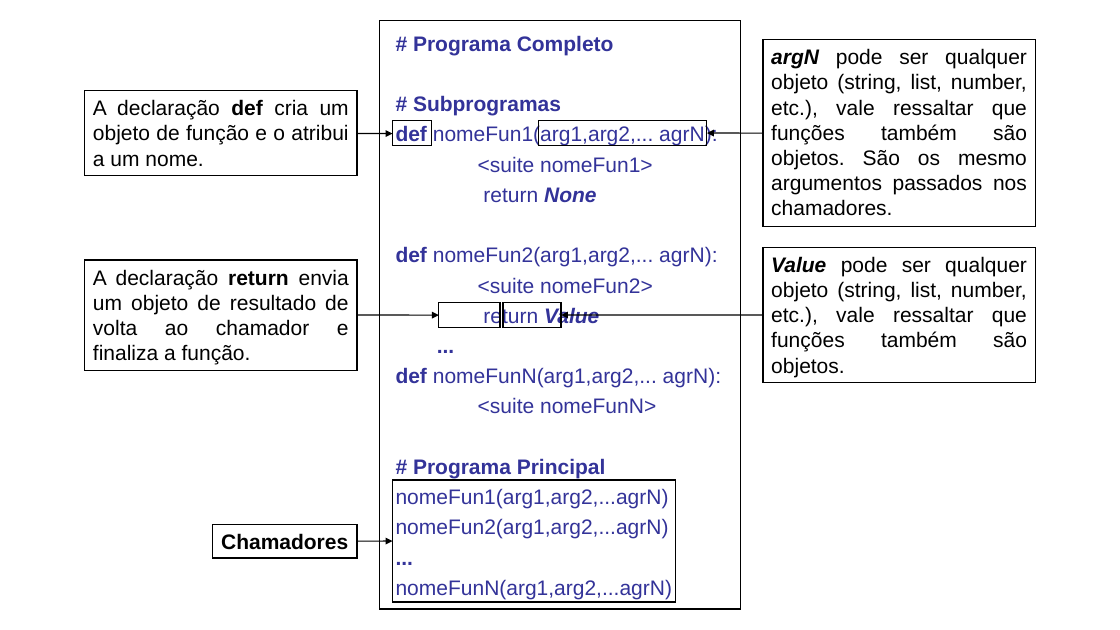
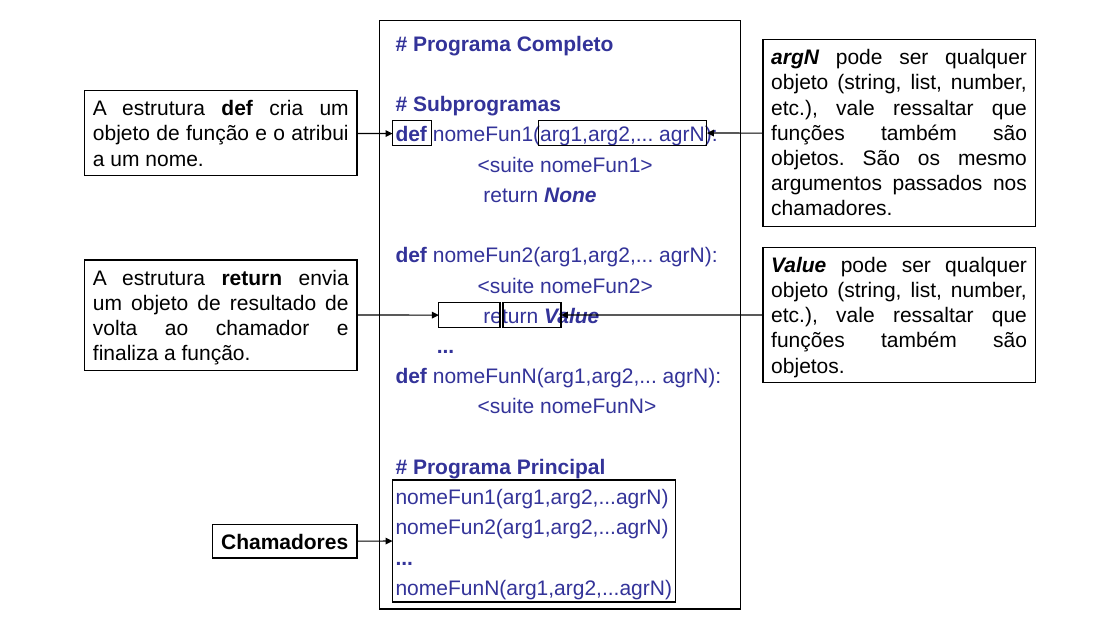
Before and after one commit to psloliveirajr/Introducao_a_Python3, a slide deck: slide 15 of img/imagens.pptx. Drawn at 1120x630 pixels with LibreOffice and Linux fonts; fonts in the diff are those of the drawing. Boxes give left, top, right and bottom in pixels: in the first picture for what was removed or moved away, otherwise in the second. Text is boxed around its words. In the diff, an @@ line names an element or a change of style, - is before the commit and + after.

```diff
--- a/img/imagens.pptx
+++ b/img/imagens.pptx
@@ text in rectangle at (x1=93, y1=99, x2=349, y2=167): text changed @@
-A declaração def cria um objeto de função e o atribui a um nome.
+A estrutura def cria um objeto de função e o atribui a um nome.
@@ text in rectangle at (x1=93, y1=269, x2=349, y2=365): text changed @@
-A declaração return envia um objeto de resultado de volta ao chamador e finaliza a função.
+A estrutura return envia um objeto de resultado de volta ao chamador e finaliza a função.
```
Also in this commit, not shown: 3 slides removed, 5 other files.
